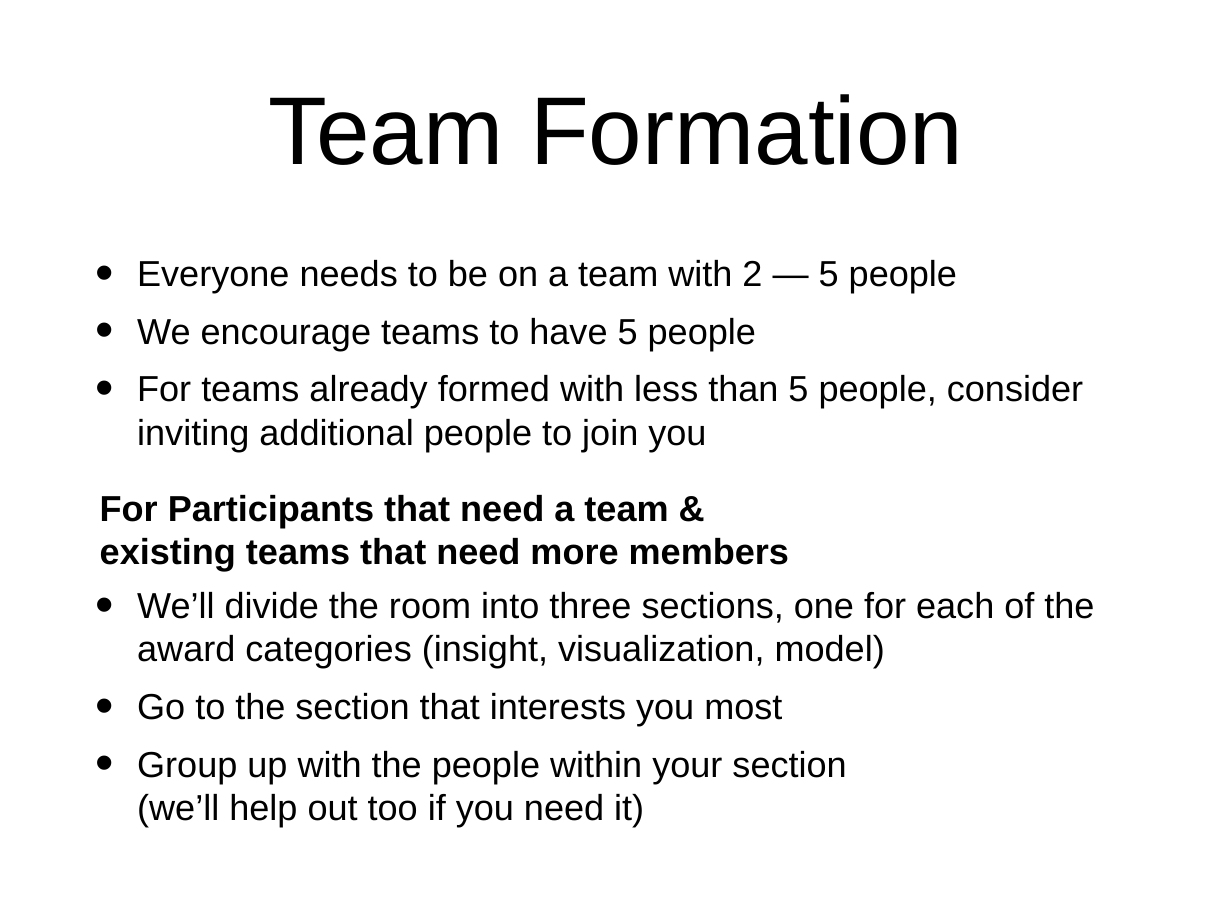
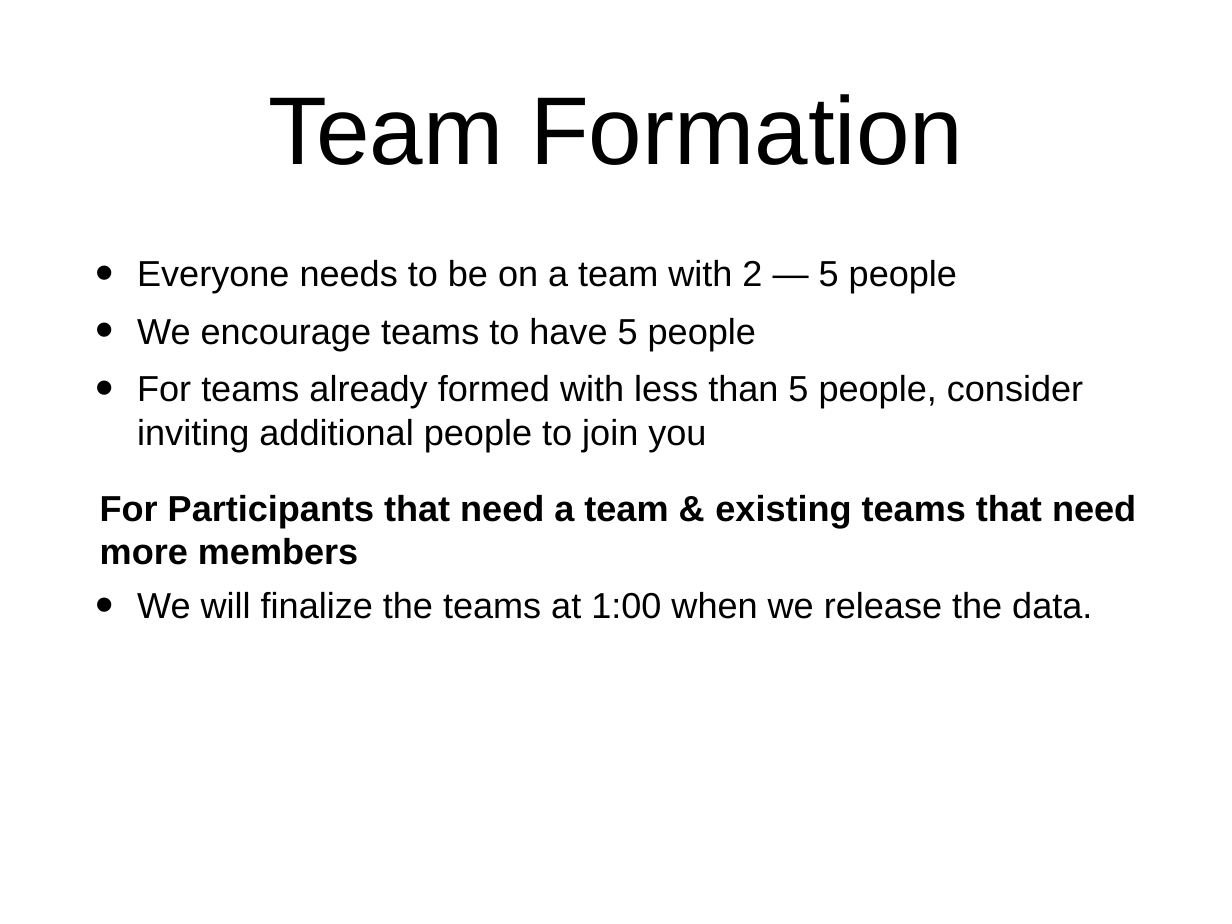
Before and after one commit to socalrug/hackathon-2022-04, a slide deck: slide 7 of admin/intro_slides/hackathon_intro_slides.pptx. Drawn at 1232x924 pixels with LibreOffice and Linux fonts; fonts in the diff are those of the drawing. Boxes give left, top, right and bottom in pixels: in the first picture for what was removed or moved away, otherwise in the second. Text is boxed around its words. In the diff, an @@ line names an element or a change of style, - is before the commit and + after.

```diff
--- a/admin/intro_slides/hackathon_intro_slides.pptx
+++ b/admin/intro_slides/hackathon_intro_slides.pptx
@@ text "For Participants that need a ..." rewrapped from bbox=[100, 495, 789, 571] to bbox=[100, 495, 1136, 565] @@
@@ text at bbox=[137, 592, 1092, 619]: text changed @@
-• We’ll divide the room into three sections, one for each of the award categories (insight, visualization, model)
-• Go to the section that interests you most
-• Group up with the people within your section
-  (we’ll help out too if you need it)
+• We will finalize the teams at 1:00 when we release the data.
```
Also in this commit, not shown: 4 other slides changed, 3 other files.
